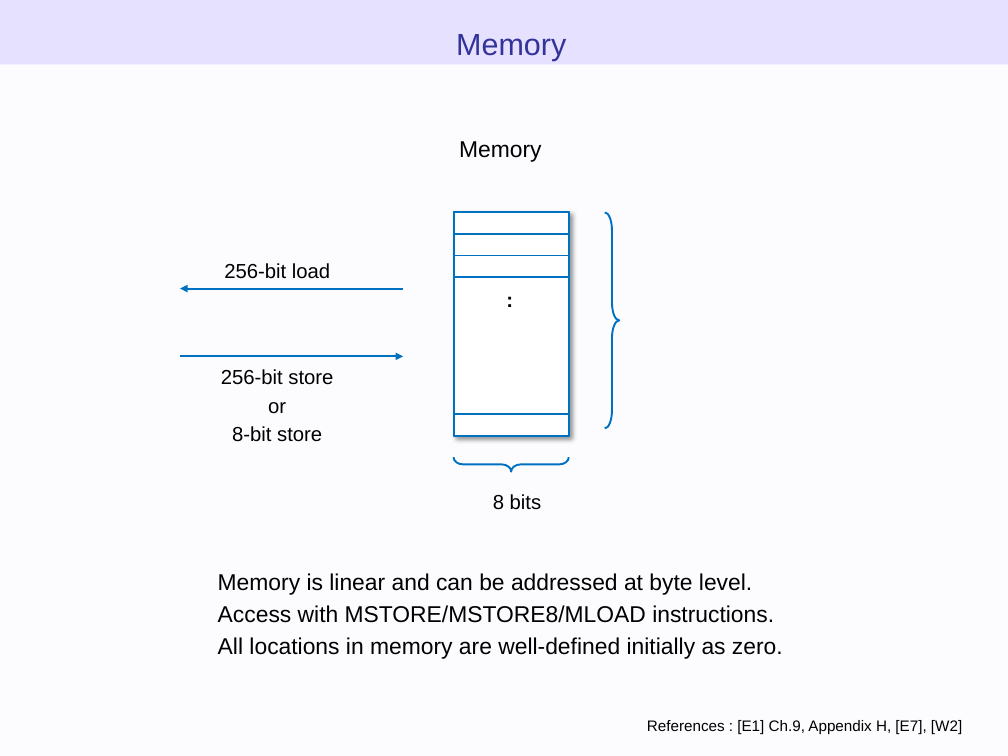
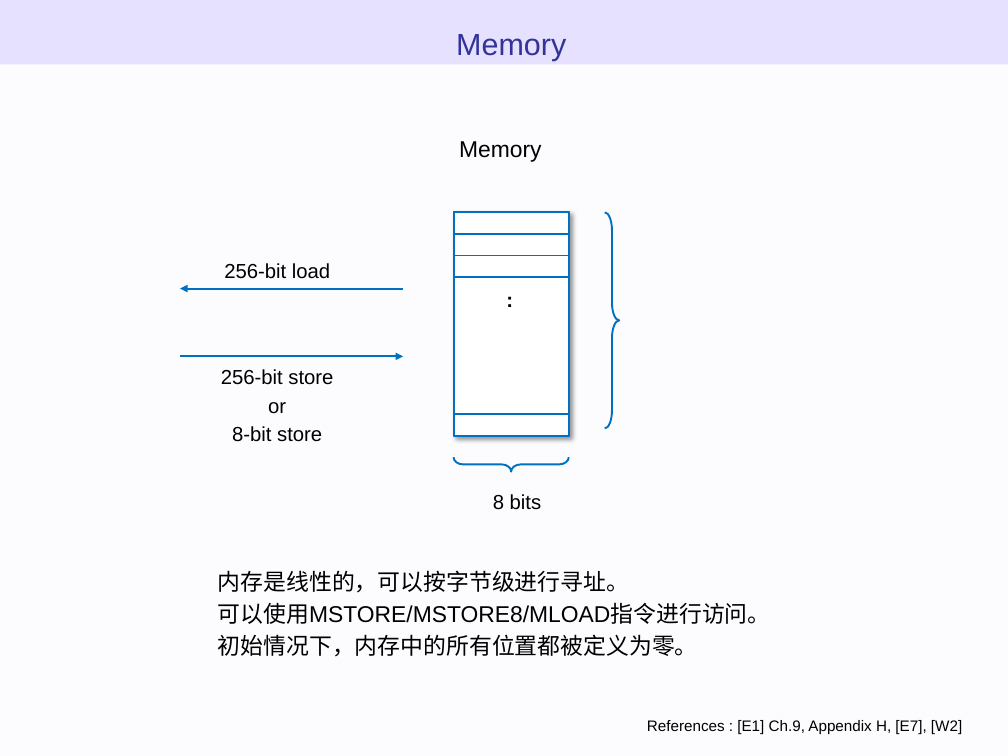
Before and after one commit to WTNO/Evm_Js_Learning, a slide deck: slide 51 of ethereum_evm_illustrated - 翻译.pptx. Drawn at 1008x756 pixels with LibreOffice and Linux fonts; fonts in the diff are those of the drawing. Boxes give left, top, right and bottom in pixels: in the first picture for what was removed or moved away, otherwise in the second. Text is boxed around its words. In the diff, an @@ line names an element or a change of style, - is before the commit and + after.

```diff
--- a/ethereum_evm_illustrated - 翻译.pptx
+++ b/ethereum_evm_illustrated - 翻译.pptx
@@ text at (x1=218, y1=570, x2=771, y2=657): text changed @@
-Memory is linear and can be addressed at byte level.
-Access with MSTORE/MSTORE8/MLOAD instructions.
-All locations in memory are well-defined initially as zero.
+内存是线性的，可以按字节级进行寻址。
+可以使用MSTORE/MSTORE8/MLOAD指令进行访问。
+初始情况下，内存中的所有位置都被定义为零。
```
Also in this commit, not shown: 7 other slides changed, 1 other file.
